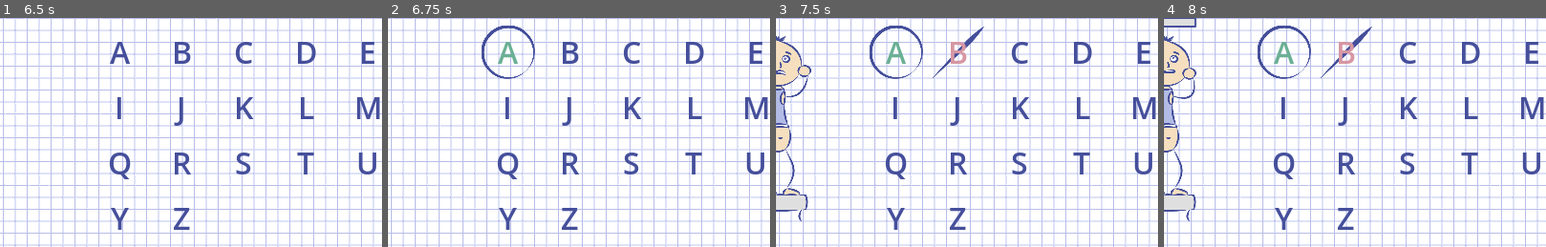
Above: before the commit, frames 1-4 (left to right).
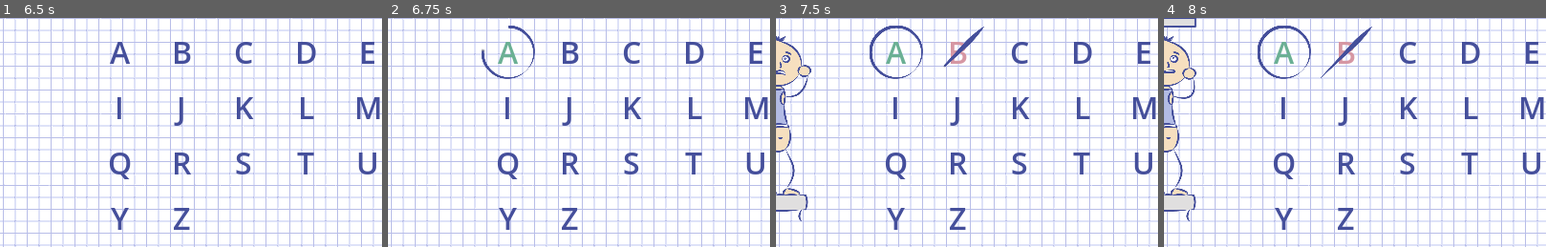
Above: after the commit, the same moments.

Repository: trinarr/hangman20_godot
Game: Godot game, scene res://scenes/Main.tscn
Two runs of this game, one before a commit and one after it. Both use one fixed random seed, a clock stepped at 60 frames per second and the inputs below.
Inputs (mouse positions are % of the whole screen's width and height, from its top left):
- Up to frame 1 (6.5 s): click (90, 17) at 0.5 s; click (32, 61) at 1.27 s; click (90, 17) at 2 s; click (68, 61) at 2.77 s; click (90, 17) at 3.5 s; click (32, 61) at 4.27 s; tap Enter at 5 s; move the mouse to (33, 44) at 5.02 s; click (33, 44) at 5.17 s; click (18, 35) at 5.77 s
- Up to frame 2 (6.75 s): click (35, 34) at 6.52 s
- Up to frame 3 (7.5 s): click (44, 34) at 7.27 s
- Up to frame 4 (8 s): no input
The pictures show only the part of the screen within x 20-70%, y 26-76%; the shares and areas given below are measured in that part.

Frame 1 is identical in both runs. In frame 2, 0.1% of the frame differs, in the area x 24-32%, y 3-15%; in frame 3, 0.1%; in frame 4, less than 0.1%.

Commit message:
Зачеркивание букв

Diff:
--- a/scripts/main.gd
+++ b/scripts/main.gd
@@ -8,6 +8,7 @@
 const HERO_WRONG_GUESS_ANIMATION_SPEED_SCALE: float = 0.65
 const HERO_MOV_START_FRAME_TIME: float = 0.0
 const HERO_MOV_IDLE_FRAME_TIME: float = 4.0 / 24.0
+const LETTER_MARKER_REVEAL_DURATION: float = 0.2
 const FLASH_STAGE_CONTROL_SCRIPT: GDScript = preload("res://scripts/ui/flash_stage_control.gd")
 const FLASH_STAGE_BUTTON_SCRIPT: GDScript = preload("res://scripts/ui/flash_stage_button.gd")
 const FLASH_STAGE_TEXTURE_BUTTON_SCRIPT: GDScript = preload("res://scripts/ui/flash_stage_texture_button.gd")
@@ -17,6 +18,7 @@
 const FLASH_STAGE_HORIZONTAL_FILL_SCRIPT: GDScript = preload("res://scripts/ui/flash_stage_horizontal_fill.gd")
 const FLASH_STAGE_TEXTURE_FILL_SCRIPT: GDScript = preload("res://scripts/ui/flash_stage_texture_fill.gd")
 const POPUP_STAGE_CENTER_SCRIPT: GDScript = preload("res://scripts/ui/popup_stage_center.gd")
+const LETTER_MARKER_REVEAL_SHADER: Shader = preload("res://shaders/letter_marker_reveal.gdshader")
 
 const MAIN_BUTTON_NORMAL: Texture2D = preload("res://flash_assets/user_main_button_21.png")
 const MAIN_BUTTON_PRESSED: Texture2D = preload("res://flash_assets/user_main_button_23.png")
@@ -76,6 +78,10 @@
 var hero_animation_overlay: FlashStageSymbol = null
 var hero_static_symbol: FlashStageSymbol = null
 var settings_popup_return_content: Control = null
+var pending_letter_marker: String = ""
+var pending_letter_marker_is_correct: bool = false
+var round_result_delay_requested: bool = false
+var result_transition_generation: int = 0
 
 func _ready() -> void:
 	randomize()
@@ -107,6 +113,10 @@
 	add_child(game_timer)
 
 func _clear(symbol_path: String = "") -> void:
+	result_transition_generation += 1
+	pending_letter_marker = ""
+	pending_letter_marker_is_correct = false
+	round_result_delay_requested = false
 	_clear_hero_animation_overlay()
 	_cancel_custom_word_check()
 	custom_word_check_label = null
@@ -252,6 +262,33 @@
 	node.set("stage_rect", rect)
 	return node
 
+func _stage_animated_letter_marker(rect: Rect2, texture: Texture2D, is_correct: bool) -> Control:
+	var holder: Control = _stage_holder(rect, Control.MOUSE_FILTER_IGNORE)
+	holder.z_index = 20
+
+	var marker := TextureRect.new()
+	marker.mouse_filter = Control.MOUSE_FILTER_IGNORE
+	marker.set_anchors_and_offsets_preset(Control.PRESET_FULL_RECT)
+	marker.expand_mode = TextureRect.EXPAND_IGNORE_SIZE
+	marker.stretch_mode = TextureRect.STRETCH_SCALE
+	marker.texture = texture
+
+	var reveal_material := ShaderMaterial.new()
+	reveal_material.shader = LETTER_MARKER_REVEAL_SHADER
+	reveal_material.set_shader_parameter("progress", 0.0)
+	reveal_material.set_shader_parameter("reveal_mode", 0 if is_correct else 1)
+	marker.material = reveal_material
+	holder.add_child(marker)
+
+	var tween: Tween = holder.create_tween()
+	tween.set_trans(Tween.TRANS_LINEAR)
+	tween.set_ease(Tween.EASE_IN_OUT)
+	tween.tween_method(_set_letter_marker_reveal_progress.bind(reveal_material), 0.0, 1.0, LETTER_MARKER_REVEAL_DURATION)
+	return holder
+
+func _set_letter_marker_reveal_progress(value: float, reveal_material: ShaderMaterial) -> void:
+	reveal_material.set_shader_parameter("progress", value)
+
 func _stage_horizontal_fill(stage_y: float, stage_height: float, color: Color) -> Control:
 	var node: Control = FLASH_STAGE_HORIZONTAL_FILL_SCRIPT.new() as Control
 	node.mouse_filter = Control.MOUSE_FILTER_IGNORE
@@ -1387,12 +1424,18 @@
 			Vector2(KEY_BUTTON_SIZE.x + 12.0, KEY_BUTTON_SIZE.y + 12.0)
 		)
 		if was_correct:
-			# Keep the original circle art, but center it around the live key rect
-			# instead of using fixed offsets that drift away from the glyph.
-			_stage_texture(marker_rect, LETTER_CORRECT_TEXTURE)
+			# Keep the original circle art, but reveal a newly guessed letter with
+			# a clockwise mask animation instead of displaying it instantly.
+			if letter == pending_letter_marker and pending_letter_marker_is_correct:
+				_stage_animated_letter_marker(marker_rect, LETTER_CORRECT_TEXTURE, true)
+			else:
+				_stage_texture(marker_rect, LETTER_CORRECT_TEXTURE)
 		elif was_wrong or was_removed:
-			# Same for the wrong-letter slash marker.
-			_stage_texture(marker_rect, LETTER_WRONG_TEXTURE)
+			# Reveal a newly guessed wrong-letter slash along its own diagonal.
+			if letter == pending_letter_marker and !pending_letter_marker_is_correct:
+				_stage_animated_letter_marker(marker_rect, LETTER_WRONG_TEXTURE, false)
+			else:
+				_stage_texture(marker_rect, LETTER_WRONG_TEXTURE)
 		_stage_label(label_rect, letter, 32, letter_color)
 		var button := _stage_button(key_rect, Callable(self, "_press_letter").bind(letter), "", 22)
 		button.disabled = !GameSession.is_active or was_correct or was_wrong or was_removed
@@ -1418,6 +1461,9 @@
 
 	if GameState.current_mode == 1:
 		_stage_time_attack_hud()
+
+	pending_letter_marker = ""
+	pending_letter_marker_is_correct = false
 
 func _game_header_icon() -> String:
 	if GameState.current_mode == 1:
@@ -1532,7 +1578,11 @@
 
 func _press_letter(letter: String) -> void:
 	var previous_mistakes: int = GameSession.mistakes
+	pending_letter_marker = letter
+	pending_letter_marker_is_correct = GameSession.letters.has(letter)
+	round_result_delay_requested = true
 	GameSession.guess(letter)
+	round_result_delay_requested = false
 	if GameSession.mistakes > previous_mistakes:
 		_play_hero_wrong_guess_animation(previous_mistakes, GameSession.mistakes)
 
@@ -1563,6 +1613,12 @@
 	last_result_data = GameSession.finish_result(is_win)
 	if GameState.current_mode != 1:
 		game_timer.stop()
+
+	var transition_generation: int = result_transition_generation
+	if round_result_delay_requested:
+		await get_tree().create_timer(LETTER_MARKER_REVEAL_DURATION).timeout
+		if transition_generation != result_transition_generation:
+			return
 	show_result_screen(is_win, last_result_data)
 
 func show_result_screen(is_win: bool, data: Dictionary = {}) -> void:
--- /dev/null
+++ b/shaders/letter_marker_reveal.gdshader
@@ -0,0 +1,27 @@
+shader_type canvas_item;
+
+uniform float progress : hint_range(0.0, 1.0) = 1.0;
+uniform float feather : hint_range(0.0, 0.1) = 0.025;
+uniform int reveal_mode = 0;
+
+void fragment() {
+	vec4 source = texture(TEXTURE, UV);
+	float coordinate = 0.0;
+
+	if (reveal_mode == 0) {
+		// Draw the correct-letter circle from the 12 o'clock point clockwise.
+		// atan(x, -y) uses the top direction as zero despite screen Y growing down.
+		vec2 centered_uv = UV - vec2(0.5);
+		float angle_from_top_clockwise = atan(centered_uv.x, -centered_uv.y);
+		coordinate = mod(angle_from_top_clockwise + 6.28318530718, 6.28318530718) / 6.28318530718;
+	} else {
+		// Draw the slash from its upper-right end down to its lower-left end.
+		coordinate = clamp(((1.0 - UV.x) + UV.y) * 0.5, 0.0, 1.0);
+	}
+
+	float reveal = 1.0 - smoothstep(progress, progress + feather, coordinate);
+	if (progress >= 0.999) {
+		reveal = 1.0;
+	}
+	COLOR = source * reveal;
+}
Not shown, added: shaders/letter_marker_reveal.gdshader.uid
